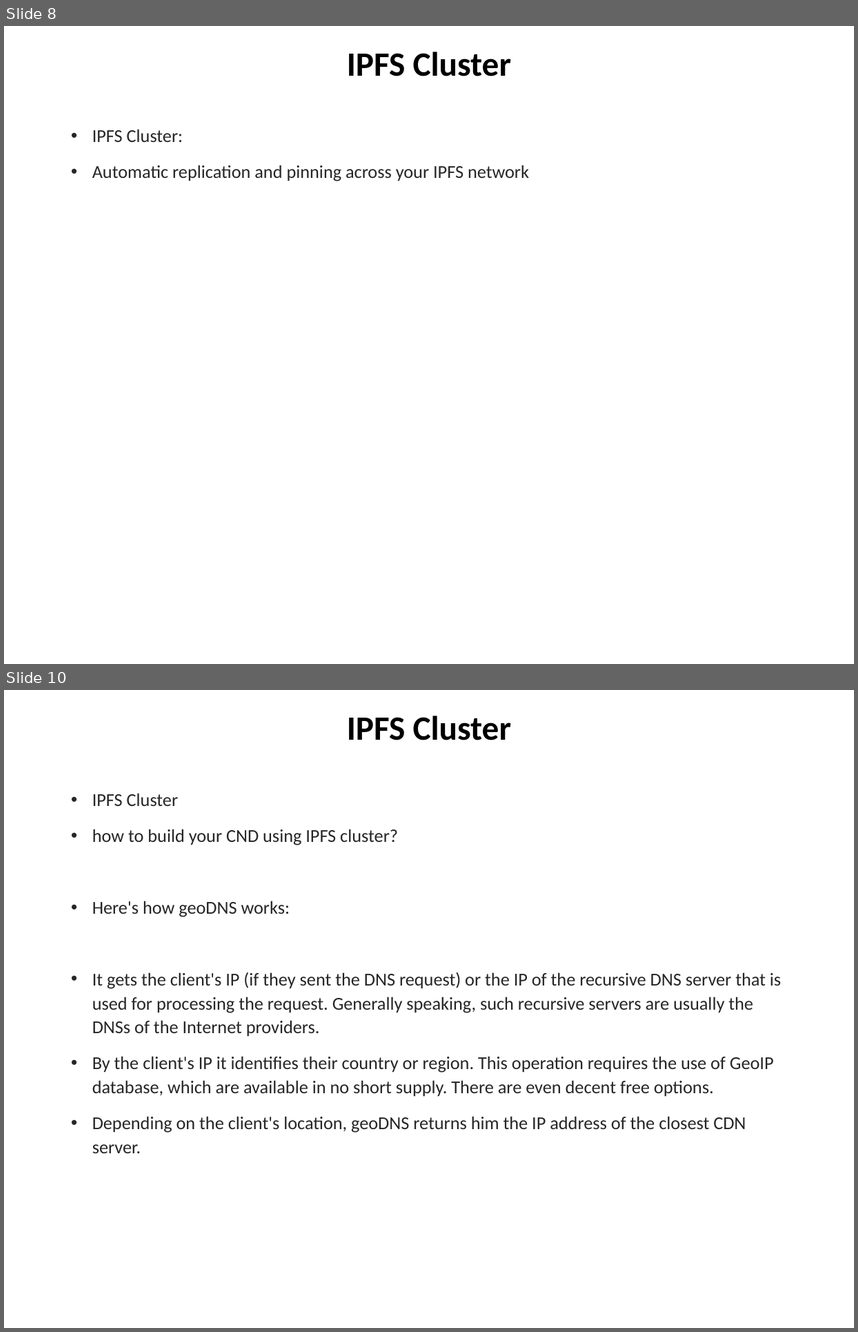
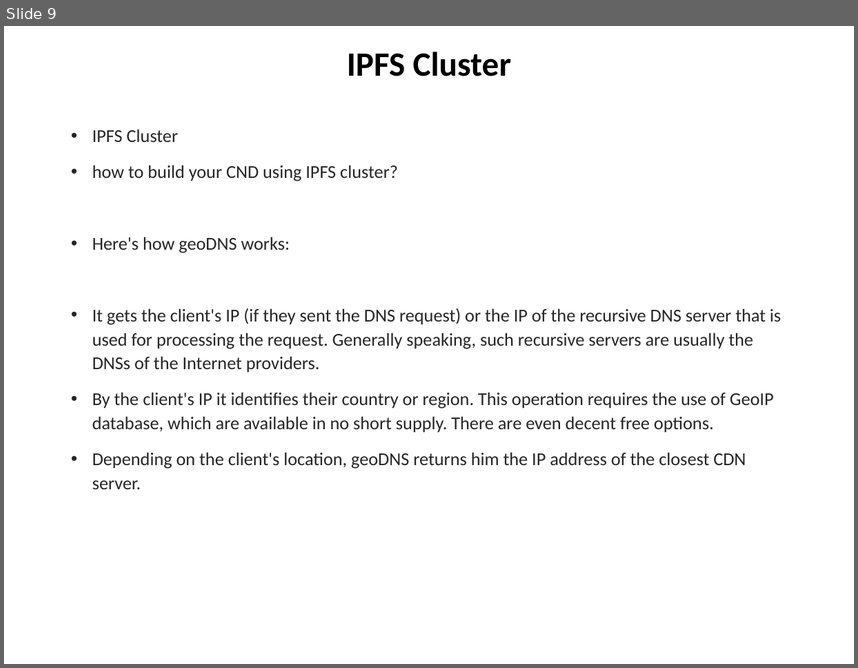
Before and after one commit to chuacw/SGUS-Slides, a slide deck: BCI - Day16 - IPFS.pptx. Shown one above the other, each under a label of ours: slides 8 and 10 before the commit, slide 9 after it; the slides between them are not shown. The pictures are 858x1332 and 858x668 pixels, drawn with LibreOffice and Linux fonts; fonts in the diff are those of the drawing. Boxes give left, top, right and bottom in pixels: in the first picture for what was removed or moved away, otherwise in the second. Text is boxed around its words. In the diff, an @@ line names an element or a change of style, - is before the commit and + after.

```diff
--- a/BCI - Day16 - IPFS.pptx
+++ b/BCI - Day16 - IPFS.pptx
@@ slide 8 removed at [4, 26, 854, 664], background #FFFFFF @@
@@ title removed at [347, 52, 511, 76] @@
-IPFS Cluster
@@ text removed at [92, 129, 529, 181] @@
-• IPFS Cluster:
-• Automatic replication and pinning across your IPFS network
@@ what was slide 10 is now slide 9 @@
```
Also in this commit, not shown: 5 slides changed, 2 other files.
